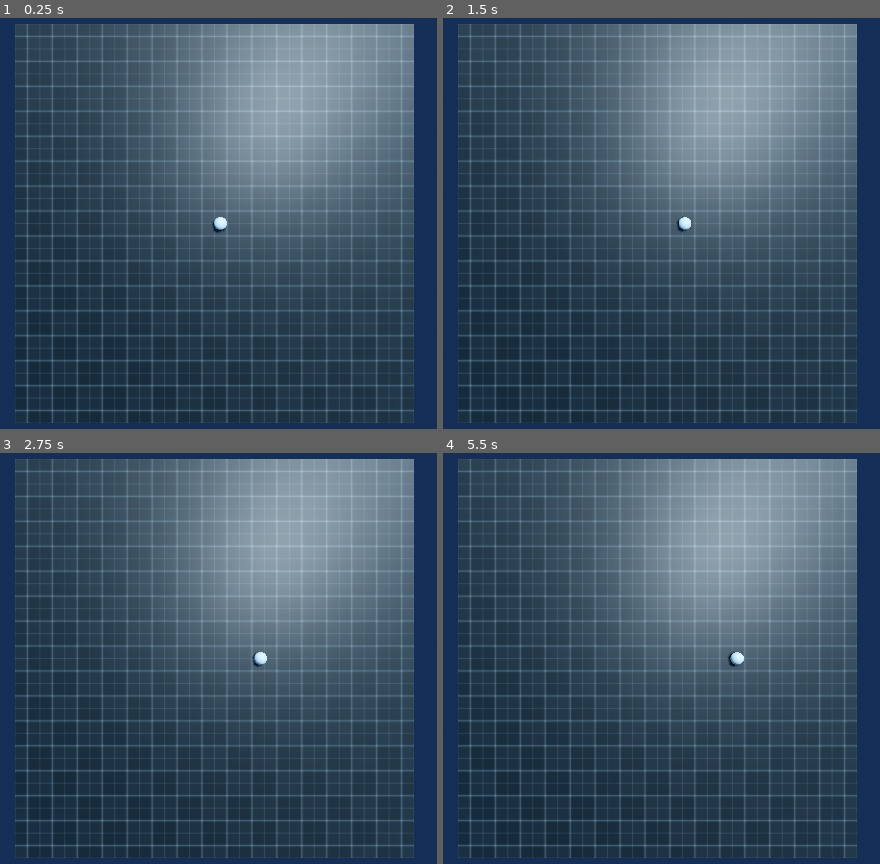
Above: before the commit, frames 1-4 (two rows, left to right).
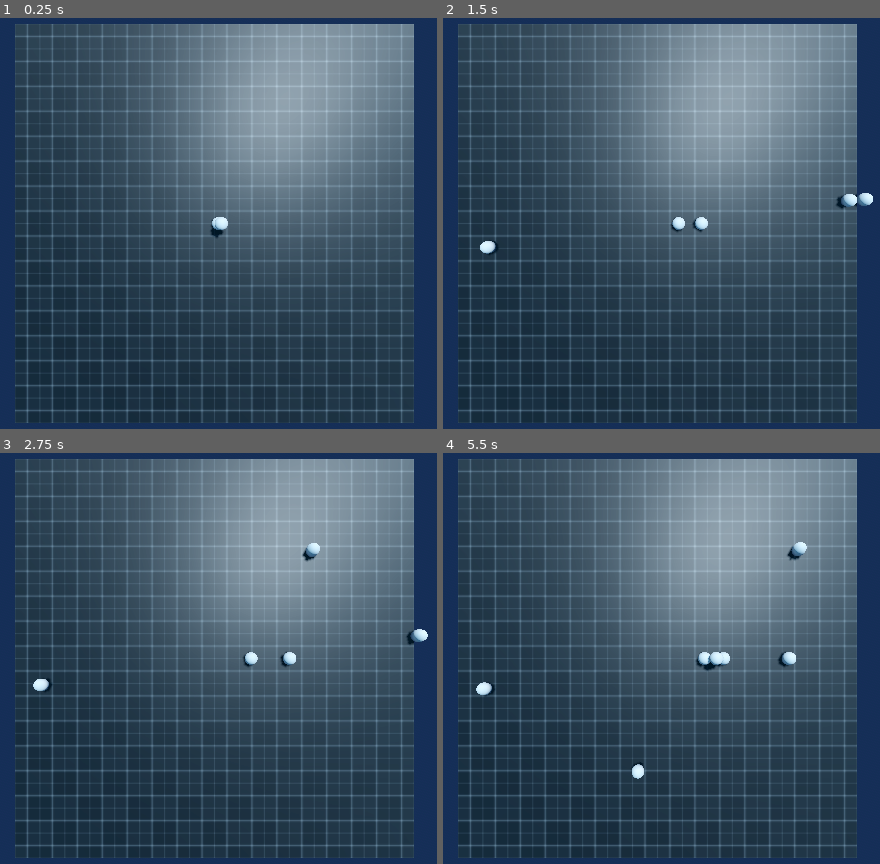
Above: after the commit, the same moments.

Repository: C12-H22-O11/sandbox_study
Game: Godot game, scene res://scenes/levels/sandbox_level.tscn
The game is run twice, just before and just after one commit, with the same random seed, the same clock (stepped at 60 frames per second) and the same inputs. This scene is started directly instead of the project's main scene.
Inputs (mouse positions are in pixels of both pictures, inside the frame that each line leads up to):
- Up to frame 1 (0.25 s): no input
- Up to frame 2 (1.5 s): move the mouse to (831, 202) at 0.52 s; click (831, 202) at 0.67 s; move the mouse to (499, 244) at 1.27 s; click (499, 244) at 1.42 s
- Up to frame 3 (2.75 s): move the mouse to (292, 559) at 2.02 s; click (292, 559) at 2.17 s
- Up to frame 4 (5.5 s): move the mouse to (617, 748) at 2.77 s; click (617, 748) at 2.92 s; move the mouse to (outside the picture) at 3.52 s; click (outside the picture) at 3.67 s; move the mouse to (outside the picture) at 4.27 s; click (outside the picture) at 4.42 s; move the mouse to (696, 658) at 5.02 s; click (696, 658) at 5.17 s

The runs differ from the first frame. In frame 1, less than 0.1% of the frame differs, in the area x 48-53%, y 48-54%; in frame 2, 0.5%; in frame 3, 0.6%; in frame 4, 0.8%, in the area x 7-84%, y 21-80%.

Commit message:
Added object spawner and spawn script on ground

Diff:
--- a/scenes/UI/lobby_ui/lobby_ui.gd
+++ b/scenes/UI/lobby_ui/lobby_ui.gd
@@ -28,7 +28,7 @@
 		child.queue_free()
 
 func update_member_count_label() -> void:
-	var member_count := Lobby.member_data.size()
+	var member_count := multiplayer.get_peers().size()
 	var member_limit := Lobby.lobby_data.get(Lobby.LobbyData.MEMBER_LIMIT, 4) as int
 	var member_count_str := "%s/%s" % [member_count, member_limit]
 	member_count_label.text = member_count_str
--- /dev/null
+++ b/scenes/levels/ball/ball.tscn
@@ -0,0 +1,26 @@
+[gd_scene load_steps=4 format=3 uid="uid://ccgr4hm2gwslp"]
+
+[sub_resource type="SphereShape3D" id="SphereShape3D_4vkii"]
+
+[sub_resource type="SphereMesh" id="SphereMesh_4x8c5"]
+
+[sub_resource type="SceneReplicationConfig" id="SceneReplicationConfig_qsdbk"]
+properties/0/path = NodePath(".:linear_velocity")
+properties/0/spawn = true
+properties/0/replication_mode = 1
+properties/1/path = NodePath(".:position")
+properties/1/spawn = true
+properties/1/replication_mode = 1
+
+[node name="Ball" type="RigidBody3D"]
+transform = Transform3D(1, 0, 0, 0, 1, 0, 0, 0, 1, 0, 1, 0)
+linear_velocity = Vector3(2, 0, 0)
+
+[node name="CollisionShape3D" type="CollisionShape3D" parent="."]
+shape = SubResource("SphereShape3D_4vkii")
+
+[node name="MeshInstance3D" type="MeshInstance3D" parent="."]
+mesh = SubResource("SphereMesh_4x8c5")
+
+[node name="MultiplayerSynchronizer" type="MultiplayerSynchronizer" parent="."]
+replication_config = SubResource("SceneReplicationConfig_qsdbk")
--- /dev/null
+++ b/scenes/levels/object_spawner.gd
@@ -0,0 +1,12 @@
+extends MultiplayerSpawner
+
+const BALL_SCENE := preload("res://scenes/levels/ball/ball.tscn")
+
+func _ready() -> void:
+	spawn_function = spawn_object
+	spawn(Vector3.ZERO)
+
+func spawn_object(pos: Vector3) -> Node:
+	var ball_instance : RigidBody3D = BALL_SCENE.instantiate()
+	ball_instance.position = pos
+	return ball_instance
--- a/scenes/levels/sandbox_level.tscn
+++ b/scenes/levels/sandbox_level.tscn
@@ -1,6 +1,8 @@
 [gd_scene load_steps=10 format=3 uid="uid://kop0l0v86hog"]
 
 [ext_resource type="Material" uid="uid://ba75cp2p48ye4" path="res://resources/materials/grid/grid.tres" id="1_tkb72"]
+[ext_resource type="PackedScene" uid="uid://ccgr4hm2gwslp" path="res://scenes/levels/ball/ball.tscn" id="2_1c4nm"]
+[ext_resource type="Script" path="res://scenes/levels/object_spawner.gd" id="3_pcx8o"]
 
 [sub_resource type="ProceduralSkyMaterial" id="ProceduralSkyMaterial_gcp2o"]
 sky_top_color = Color(0.23908, 0.463795, 0.678248, 1)
@@ -17,24 +19,23 @@
 tonemap_mode = 2
 glow_enabled = true
 
+[sub_resource type="GDScript" id="GDScript_73rpq"]
+script/source = "extends StaticBody3D
+
+@export var spawner: MultiplayerSpawner
+
+
+func _input_event(camera: Camera3D, event: InputEvent, event_position: Vector3, normal: Vector3, shape_idx: int) -> void:
+	if event is InputEventMouseButton:
+		spawner.spawn(event_position)
+"
+
 [sub_resource type="BoxShape3D" id="BoxShape3D_561iv"]
 size = Vector3(32, 1, 32)
 
 [sub_resource type="PlaneMesh" id="PlaneMesh_6jpfk"]
 material = ExtResource("1_tkb72")
 size = Vector2(32, 32)
-
-[sub_resource type="SphereShape3D" id="SphereShape3D_4vkii"]
-
-[sub_resource type="SphereMesh" id="SphereMesh_4x8c5"]
-
-[sub_resource type="SceneReplicationConfig" id="SceneReplicationConfig_qsdbk"]
-properties/0/path = NodePath(".:linear_velocity")
-properties/0/spawn = true
-properties/0/replication_mode = 1
-properties/1/path = NodePath(".:position")
-properties/1/spawn = true
-properties/1/replication_mode = 1
 
 [node name="SandboxLevel" type="Node"]
 
@@ -49,7 +50,9 @@
 
 [node name="Terrain" type="Node3D" parent="World"]
 
-[node name="StaticBody3D" type="StaticBody3D" parent="World/Terrain"]
+[node name="StaticBody3D" type="StaticBody3D" parent="World/Terrain" node_paths=PackedStringArray("spawner")]
+script = SubResource("GDScript_73rpq")
+spawner = NodePath("../../ObjectSpawner")
 
 [node name="CollisionShape3D" type="CollisionShape3D" parent="World/Terrain/StaticBody3D"]
 transform = Transform3D(1, 0, 0, 0, 1, 0, 0, 0, 1, 0, -0.5, 0)
@@ -58,18 +61,14 @@
 [node name="MeshInstance3D" type="MeshInstance3D" parent="World/Terrain/StaticBody3D"]
 mesh = SubResource("PlaneMesh_6jpfk")
 
-[node name="RigidBody3D" type="RigidBody3D" parent="World"]
-transform = Transform3D(1, 0, 0, 0, 1, 0, 0, 0, 1, 0, 1, 0)
-linear_velocity = Vector3(2, 0, 0)
+[node name="Objects" type="Node3D" parent="World"]
 
-[node name="CollisionShape3D" type="CollisionShape3D" parent="World/RigidBody3D"]
-shape = SubResource("SphereShape3D_4vkii")
+[node name="Ball" parent="World/Objects" instance=ExtResource("2_1c4nm")]
 
-[node name="MeshInstance3D" type="MeshInstance3D" parent="World/RigidBody3D"]
-mesh = SubResource("SphereMesh_4x8c5")
-
-[node name="MultiplayerSynchronizer" type="MultiplayerSynchronizer" parent="World/RigidBody3D"]
-replication_config = SubResource("SceneReplicationConfig_qsdbk")
+[node name="ObjectSpawner" type="MultiplayerSpawner" parent="World"]
+_spawnable_scenes = PackedStringArray("res://scenes/levels/ball/ball.tscn")
+spawn_path = NodePath("../Objects")
+script = ExtResource("3_pcx8o")
 
 [node name="Camera3D" type="Camera3D" parent="."]
 transform = Transform3D(1, 0, 0, 0, -4.37114e-08, 1, 0, -1, -4.37114e-08, 0, 18, 0)
Not shown: 1 places in main.tscn that only renumber resources
